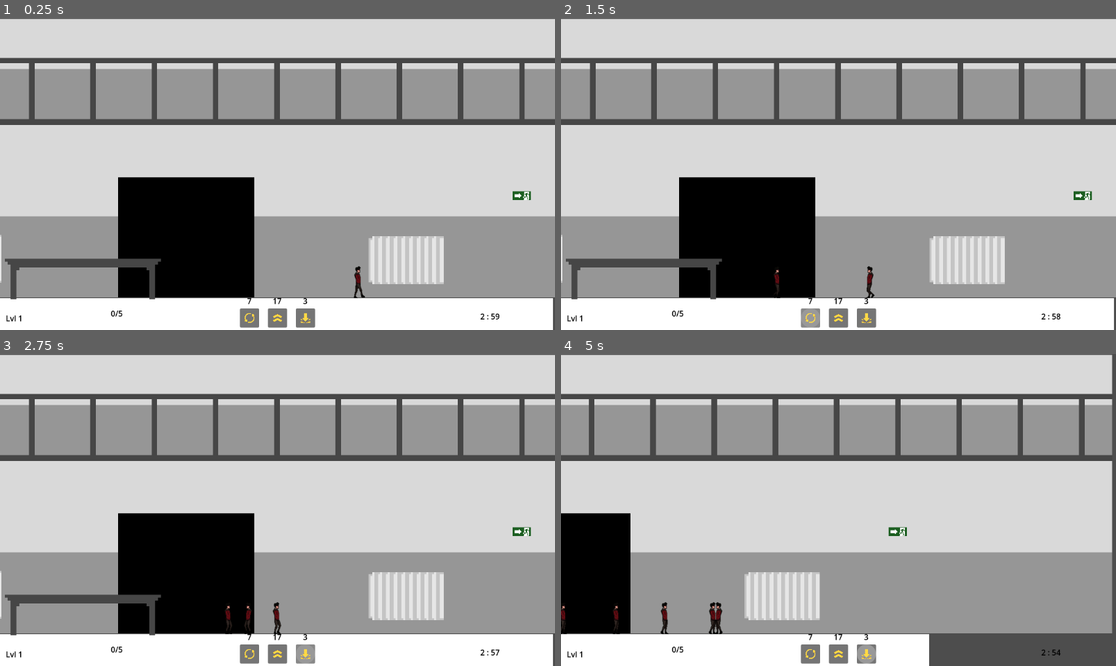
Above: before the commit, frames 1-4 (two rows, left to right).
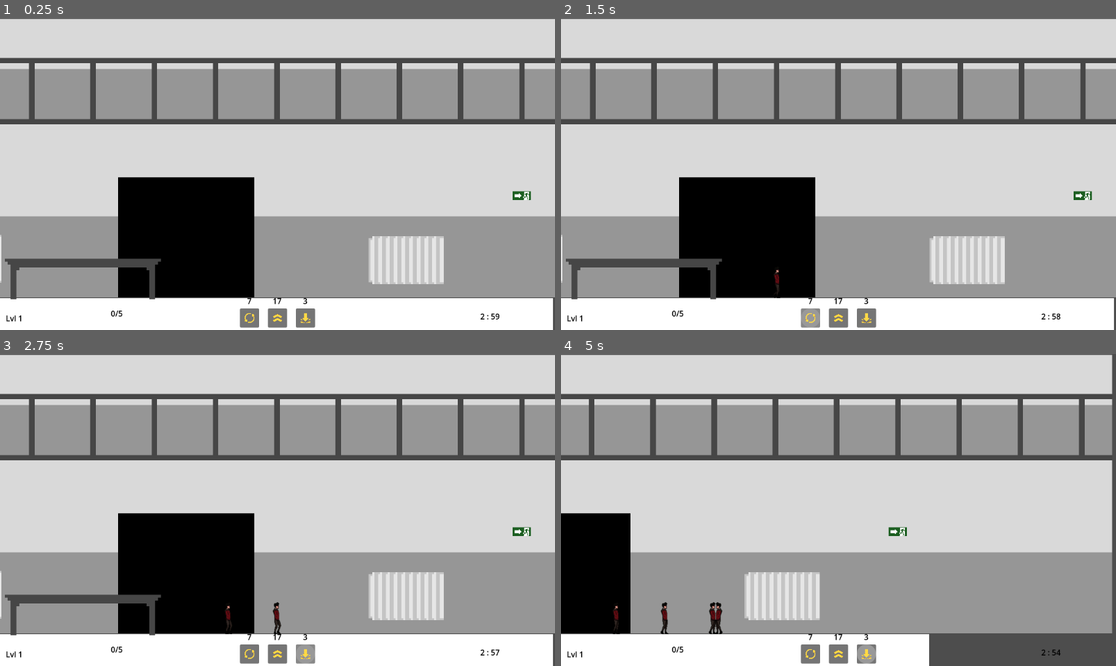
Above: after the commit, the same moments.

Repository: lougon02/EscapeFromHallwayB
Game: Godot game, scene res://scenes/levels/level.tscn
Same seed, same stepped clock (60 frames per second), same inputs: the game is played once before the commit and once after it.
Inputs (mouse positions are in pixels of both pictures, inside the frame that each line leads up to):
- Up to frame 1 (0.25 s): no input
- Up to frame 2 (1.5 s): click (838, 317) at 0.5 s; click (810, 317) at 1.25 s
- Up to frame 3 (2.75 s): click (305, 653) at 2 s
- Up to frame 4 (5 s): move the mouse to (805, 619) at 2.77 s; hold D (Right) 2.78-4.28 s; click (805, 619) at 2.85 s; move the mouse to (710, 619) at 3.52 s; click (710, 619) at 3.6 s; move the mouse to (672, 463) at 4.27 s; hold A (Left) from 4.28 s (still down); click (672, 463) at 4.35 s

The runs differ from the first frame. In frame 1, 0.3% of the frame differs, in the area x 0-100%, y 34-90%; in frame 2, 0.3%; in frame 3, 0.3%; in frame 4, 0.3%.

Commit message:
Added first floor

Diff:
--- a/project.godot
+++ b/project.godot
@@ -42,7 +42,8 @@
 [layer_names]
 
 2d_physics/layer_1="Player"
-2d_physics/layer_2="Objects"
+2d_physics/layer_2="Objects0F"
+2d_physics/layer_3="Objects1F"
 
 [rendering]
 
--- a/scenes/entities/player/player.gd
+++ b/scenes/entities/player/player.gd
@@ -27,16 +27,17 @@
 		DIRECTION.x *= -1
 		$Sprite2D.flip_h = not $Sprite2D.flip_h
 
-	if is_on_floor() and Input.is_action_just_pressed("Click") and mouse_in == true:
+	if is_on_floor():
+		if Input.is_action_just_pressed("Click") and mouse_in == true:
+			if Globals.is_jump:
+				process_powerup("jump", delta)
+			elif Globals.is_flip:
+				process_powerup("flip", delta)
+			elif Globals.is_weight:
+				process_powerup("weight", delta)
+			else:
+				pass
 
-		if Globals.is_jump:
-			process_powerup("jump", delta)
-		elif Globals.is_flip:
-			process_powerup("flip", delta)
-		elif Globals.is_weight:
-			process_powerup("weight", delta)
-		else:
-			pass
 
 	velocity.x = DIRECTION.x * SPEED * speed_modifier
 
--- a/scenes/levels/level.gd
+++ b/scenes/levels/level.gd
@@ -4,6 +4,7 @@
 
 var spawn_count = 4  # Number of instances to spawn
 var spawned_count = 0  # Tracks spawned instances
+
 
 func _process(_delta):
 	if Input.is_action_pressed("Left"):
@@ -16,7 +17,7 @@
 
 	if spawned_count < spawn_count:
 		var freshman_instance = freshman.instantiate()
-		add_child(freshman_instance)
+		$Players.add_child(freshman_instance)
 		freshman_instance.position = $Spawner/SpawnMarker.position
 		spawned_count += 1
 		# Create the signals connection
@@ -40,3 +41,7 @@
 func _on_exit_gate_body_exited(_body):
 	Globals.freshmen_escaped += 1
 	$UI.update_freshmen_escaped(Globals.freshmen_escaped)
+
+func _on_entered_first_floor(body: CharacterBody2D):
+	body.set_collision_mask_value(2,false)
+	body.set_collision_mask_value(3,true)
--- a/scenes/levels/level.tscn
+++ b/scenes/levels/level.tscn
@@ -1,13 +1,20 @@
-[gd_scene load_steps=11 format=3 uid="uid://biqbb36n2tg3o"]
+[gd_scene load_steps=14 format=3 uid="uid://biqbb36n2tg3o"]
 
 [ext_resource type="PackedScene" uid="uid://bar2x288423bo" path="res://scenes/entities/player/player.tscn" id="1_2alya"]
 [ext_resource type="Script" path="res://scenes/levels/level.gd" id="1_60x56"]
 [ext_resource type="Texture2D" uid="uid://cdrqmib6c2hvr" path="res://assets/level/background.png" id="2_bpwx3"]
 [ext_resource type="Texture2D" uid="uid://8cuuy54cud0x" path="res://assets/White_square.png" id="2_svv2q"]
+[ext_resource type="Texture2D" uid="uid://dc38juoiy0iyn" path="res://assets/level/handrail.png" id="3_ppaot"]
 [ext_resource type="PackedScene" uid="uid://btdipd0a85jlt" path="res://scenes/levels/ui.tscn" id="5_e8kyw"]
 [ext_resource type="PackedScene" uid="uid://gwf0fqo8y7g2" path="res://scenes/objects/heater.tscn" id="5_s0mmm"]
 [ext_resource type="PackedScene" uid="uid://b1tuqjtmru4nc" path="res://scenes/objects/bench.tscn" id="6_7avko"]
 [ext_resource type="Texture2D" uid="uid://ckxpgnse73urr" path="res://assets/objects/exit_gate.png" id="8_jrdrg"]
+
+[sub_resource type="RectangleShape2D" id="RectangleShape2D_2evgg"]
+size = Vector2(35.5, 8)
+
+[sub_resource type="RectangleShape2D" id="RectangleShape2D_vqh6t"]
+size = Vector2(2289, 12)
 
 [sub_resource type="RectangleShape2D" id="RectangleShape2D_wmoj3"]
 size = Vector2(1150, 69)
@@ -23,34 +30,67 @@
 scale = Vector2(5.78, 5.78)
 texture = ExtResource("2_bpwx3")
 
-[node name="Player" parent="." instance=ExtResource("1_2alya")]
-position = Vector2(719, 553)
+[node name="FloorSwitchAreas" type="Node2D" parent="."]
 
-[node name="Floor" type="StaticBody2D" parent="."]
+[node name="Area2D" type="Area2D" parent="FloorSwitchAreas"]
+
+[node name="CollisionShape2D" type="CollisionShape2D" parent="FloorSwitchAreas/Area2D"]
+position = Vector2(-379.25, 138)
+shape = SubResource("RectangleShape2D_2evgg")
+
+[node name="FirstFloor" type="Node2D" parent="."]
+
+[node name="Ground" type="StaticBody2D" parent="FirstFloor"]
+position = Vector2(-82, 220)
+collision_layer = 4
+
+[node name="CollisionShape2D" type="CollisionShape2D" parent="FirstFloor/Ground"]
+position = Vector2(465.5, -4)
+shape = SubResource("RectangleShape2D_vqh6t")
+one_way_collision = true
+
+[node name="Heater3" parent="FirstFloor" instance=ExtResource("5_s0mmm")]
+position = Vector2(-655, 160)
+collision_layer = 4
+
+[node name="Players" type="Node2D" parent="."]
+
+[node name="Player" parent="Players" instance=ExtResource("1_2alya")]
+position = Vector2(-344, 175)
+
+[node name="Handrail" type="Sprite2D" parent="."]
+position = Vector2(384, 152)
+scale = Vector2(5.78, 5.78)
+texture = ExtResource("3_ppaot")
+
+[node name="GroundFloor" type="Node2D" parent="."]
+
+[node name="Ground" type="StaticBody2D" parent="GroundFloor"]
 position = Vector2(0.0400391, 4)
 collision_layer = 2
 
-[node name="FloorImage" type="Sprite2D" parent="Floor"]
+[node name="FloorImage" type="Sprite2D" parent="GroundFloor/Ground"]
 position = Vector2(573, 613)
 scale = Vector2(5.75, 0.35)
 texture = ExtResource("2_svv2q")
 
-[node name="CollisionShape2D" type="CollisionShape2D" parent="Floor"]
+[node name="CollisionShape2D" type="CollisionShape2D" parent="GroundFloor/Ground"]
 position = Vector2(573, 612.5)
 shape = SubResource("RectangleShape2D_wmoj3")
 
-[node name="Heater" parent="." instance=ExtResource("5_s0mmm")]
+[node name="Heater" parent="GroundFloor" instance=ExtResource("5_s0mmm")]
 position = Vector2(843, 503)
 
-[node name="Heater2" parent="." instance=ExtResource("5_s0mmm")]
+[node name="Heater2" parent="GroundFloor" instance=ExtResource("5_s0mmm")]
 position = Vector2(-75, 500)
 
-[node name="Bench" parent="." instance=ExtResource("6_7avko")]
+[node name="Bench" parent="GroundFloor" instance=ExtResource("6_7avko")]
 position = Vector2(172, 542)
 
-[node name="Bench2" parent="." instance=ExtResource("6_7avko")]
-position = Vector2(-235, 337)
-rotation = 0.523599
+[node name="Bench2" parent="GroundFloor" instance=ExtResource("6_7avko")]
+position = Vector2(-258, 338)
+rotation = 0.785397
+scale = Vector2(6.25, 6.25)
 
 [node name="Spawner" type="Node2D" parent="."]
 
@@ -76,8 +116,9 @@
 [node name="Camera2D" type="Camera2D" parent="."]
 position = Vector2(576, 324)
 
-[connection signal="has_flip" from="Player" to="." method="_on_player_has_flip"]
-[connection signal="has_jumped" from="Player" to="." method="_on_player_has_jumped"]
-[connection signal="has_weight" from="Player" to="." method="_on_player_has_weight"]
+[connection signal="body_entered" from="FloorSwitchAreas/Area2D" to="." method="_on_entered_first_floor"]
+[connection signal="has_flip" from="Players/Player" to="." method="_on_player_has_flip"]
+[connection signal="has_jumped" from="Players/Player" to="." method="_on_player_has_jumped"]
+[connection signal="has_weight" from="Players/Player" to="." method="_on_player_has_weight"]
 [connection signal="timeout" from="Spawner/SpawnTimer" to="." method="_on_spawn_timer_timeout"]
 [connection signal="body_exited" from="ExitGate" to="." method="_on_exit_gate_body_exited"]
Binary file changed: assets/level/background.png
Binary file added: assets/level/handrail.png
Not shown, added: assets/level/handrail.png.import
